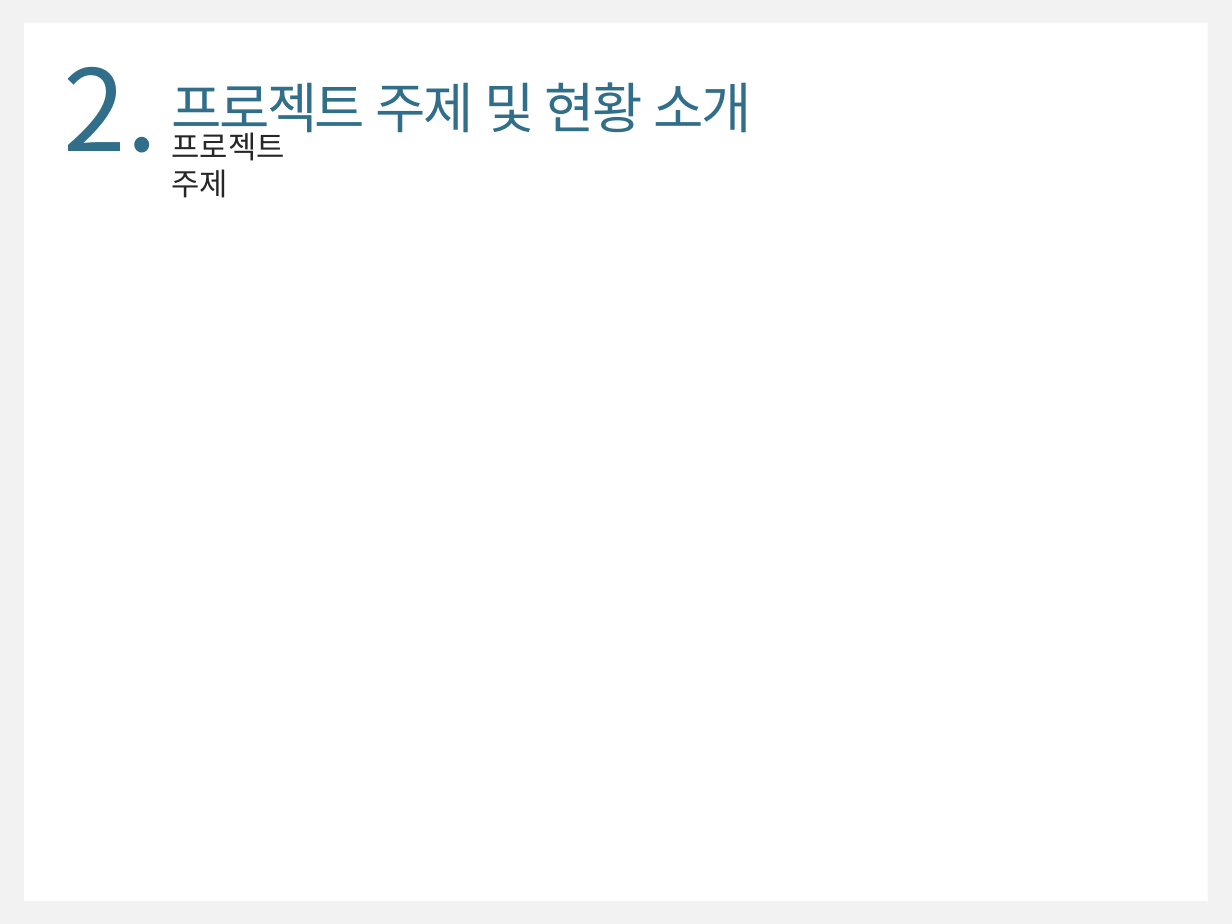
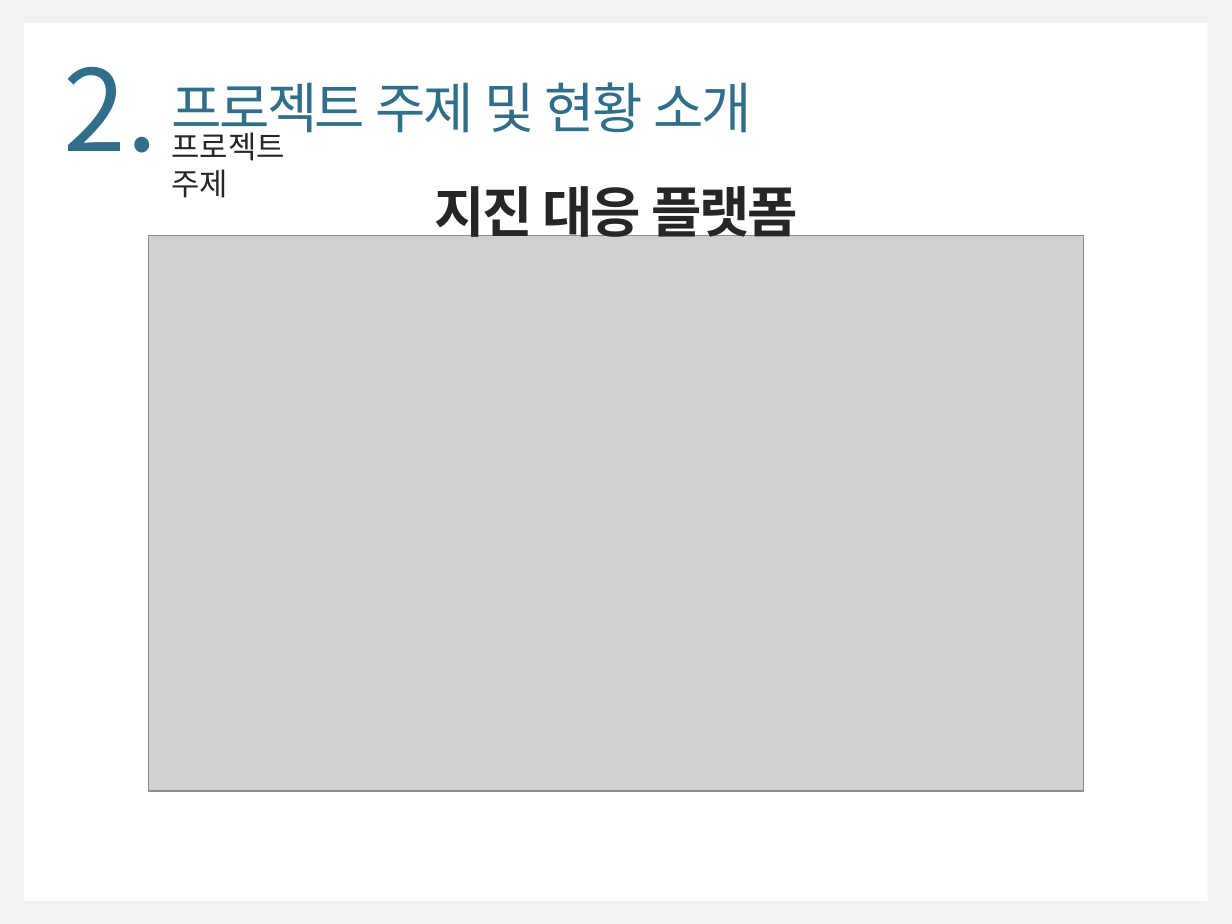
Before and after one commit to WongyuLee/KNU_SoftwareEngineering_2Team, a slide deck: slide 4 of SoftwareEngineering_2Team.pptx. Drawn at 1232x924 pixels with LibreOffice and Linux fonts; fonts in the diff are those of the drawing; grey boxes stand for pictures. Boxes give left, top, right and bottom in pixels: in the first picture for what was removed or moved away, otherwise in the second. Text is boxed around its words. In the diff, an @@ line names an element or a change of style, - is before the commit and + after.

Commit message:
Add 1,2,3
add Concept figure, Precedent research, Goal

```diff
--- a/SoftwareEngineering_2Team.pptx
+++ b/SoftwareEngineering_2Team.pptx
@@ text added at (x1=434, y1=176, x2=797, y2=246), 32 pt, text #262626, bold @@
+지진 대응 플랫폼
@@ picture added at (x1=148, y1=235, x2=1083, y2=791) @@
```
Also in this commit, not shown: 6 other slides changed, 3 slides added, 1 slide removed.
